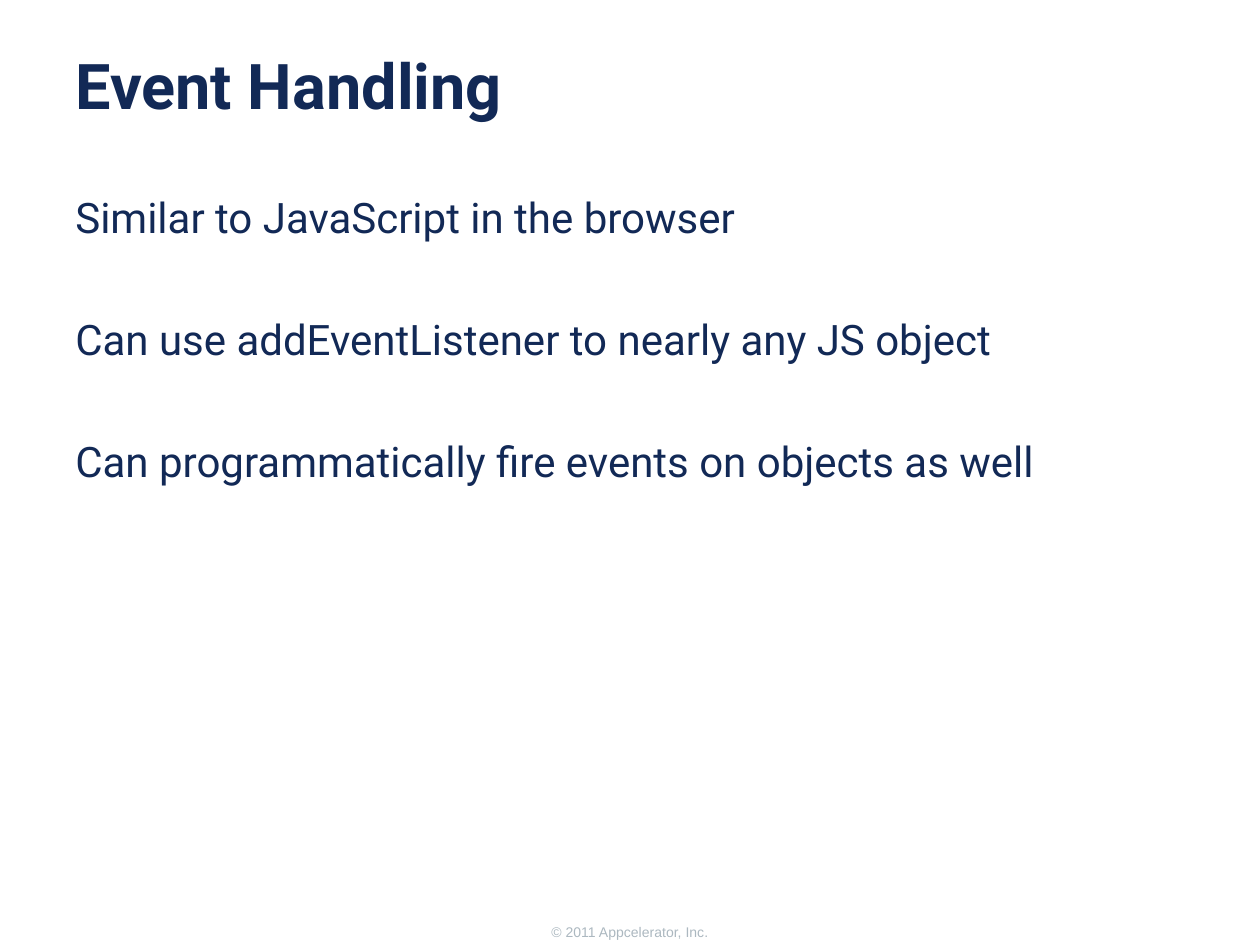
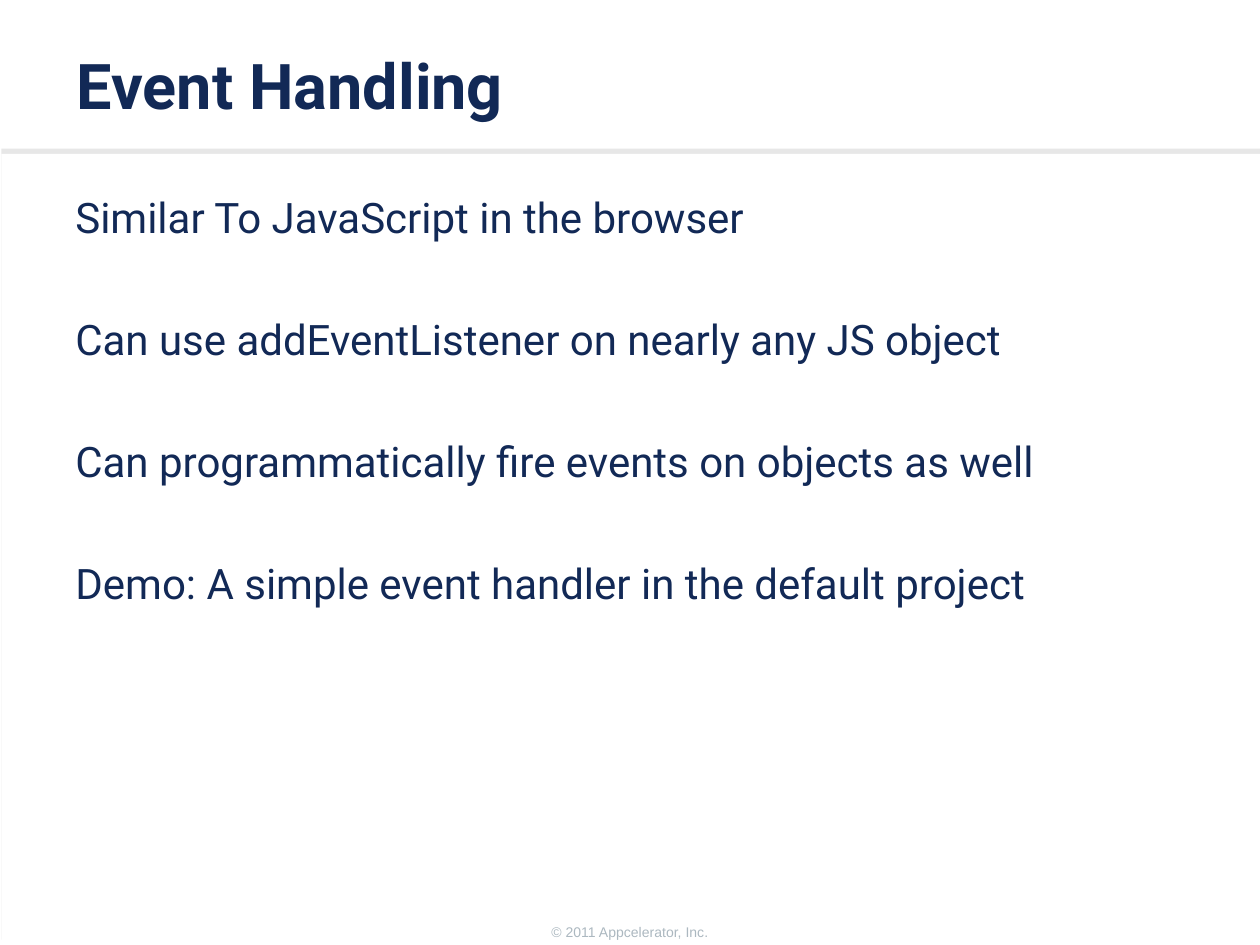
Before and after one commit to appcelerator-training-archive/tcad_certification, a slide deck: slide 9 of 220/220.ppt. Drawn at 1260x945 pixels with LibreOffice and Linux fonts; fonts in the diff are those of the drawing; background and template pictures are left out. Boxes give left, top, right and bottom in pixels: in the first picture for what was removed or moved away, otherwise in the second. Text is boxed around its words. In the diff, an @@ line names an element or a change of style, - is before the commit and + after.

```diff
--- a/220/220.ppt
+++ b/220/220.ppt
@@ rectangle added at box(1, 154, 1260, 945), fill #FFFFFF @@
@@ text at box(75, 201, 1001, 364): text changed @@
-Similar to JavaScript in the browser
-Can use addEventListener to nearly any JS object
+Similar To JavaScript in the browser
+Can use addEventListener on nearly any JS object
@@ text at box(75, 567, 1024, 608): paragraph added @@
+Demo: A simple event handler in the default project
```
Also in this commit, not shown: 8 other slides changed, 9 slides added, 12 slides removed, 16 other files.
